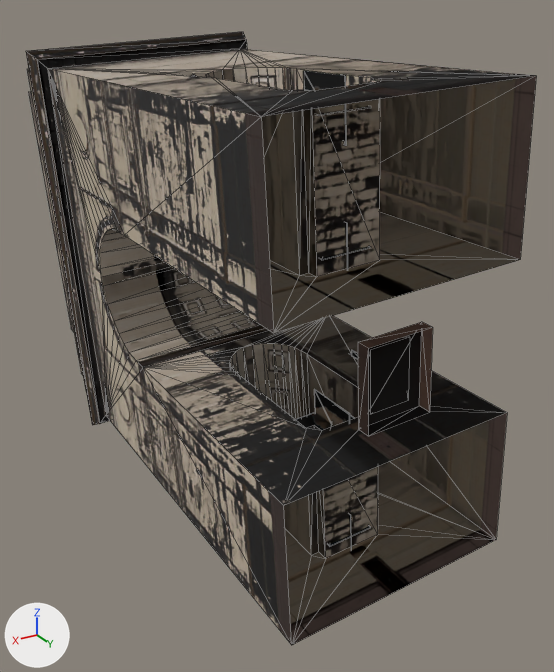
Renders of the glTF model model/indiagate.glb from each side of a commit.
Both versions are drawn from a 50 mm lens placed at (0.726, 0.82, 0.531), pointed at (-0.112, -0.576, -0.167). Every picture has the same lights, and +X, +Y and +Z are marked at lower left. The first picture is the older version. Mesh edges are drawn as thin lines. Vertices at exactly the same position are counted once.

Objects in the first picture: 'India gate'.
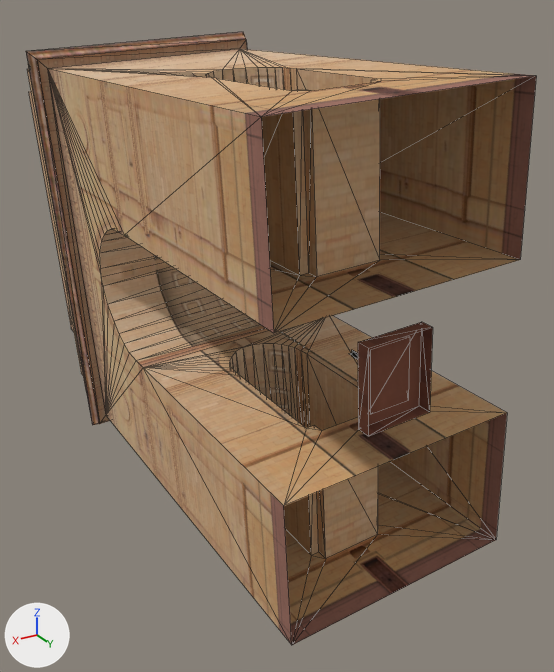
Pixel boxes (x1, y1, x2, y2) of what changed, in the pictures (554 x 672 px):
'India gate', surface changed, reshaped (lighter)
    both: (26, 32, 536, 645)
part 1 of me_cube_cube_004, deleted
    before: (295, 71, 371, 548)

Patch to the scene script:
```diff
--- a/model/indiagate.glb.py
+++ b/model/indiagate.glb.py
@@ img_texture @@
-img_texture = load_image('texture', '_unpacked/texture', 2048, 2048, 'Non-Color')
+img_texture = load_image('texture', '_unpacked/texture', 2048, 2048, 'sRGB')
@@ mat_india_gate_material @@
 n0 = _N.new('ShaderNodeBsdfPrincipled'); n0.name = 'Principled BSDF'
 n2.image = img_texture
-n3 = _N.new('ShaderNodeNormalMap'); n3.name = 'Normal Map'
-n3.uv_map = 'UVMap'
-n4 = _N.new('ShaderNodeTexImage'); n4.name = 'Image Texture.001'
-n4.image = img_texture
 _L.new(n0.outputs[0], n1.inputs[0])  # 'BSDF' to 'Surface'
 _L.new(n2.outputs[0], n0.inputs[0])  # 'Color' to 'Base Color'
-_L.new(n3.outputs[0], n0.inputs[5])  # 'Normal' to 'Normal'
-_L.new(n4.outputs[0], n3.inputs[1])  # 'Color' to 'Color'
@@ me_cube_cube_004 @@
 # used by ob_india_gate; location = (0.0, 0.0, 0.0)
-me_cube_cube_004.from_pydata(...)  # 435 vertices, 653 faces; spans x -0.292..0.288, y -1.447..0.0, z -0.481..0.474
+me_cube_cube_004.from_pydata(...)  # 371 vertices, 621 faces; spans x -0.292..0.288, y -1.447..0.0, z -0.481..0.474
+# me_cube_cube_004 part 1: 16 loose pieces with 64 vertices, spanning x -0.062..0.082, y -0.25..-0.138, z -0.453..0.438, are deleted
 me_cube_cube_004.materials.append(mat_india_gate_material)
```
